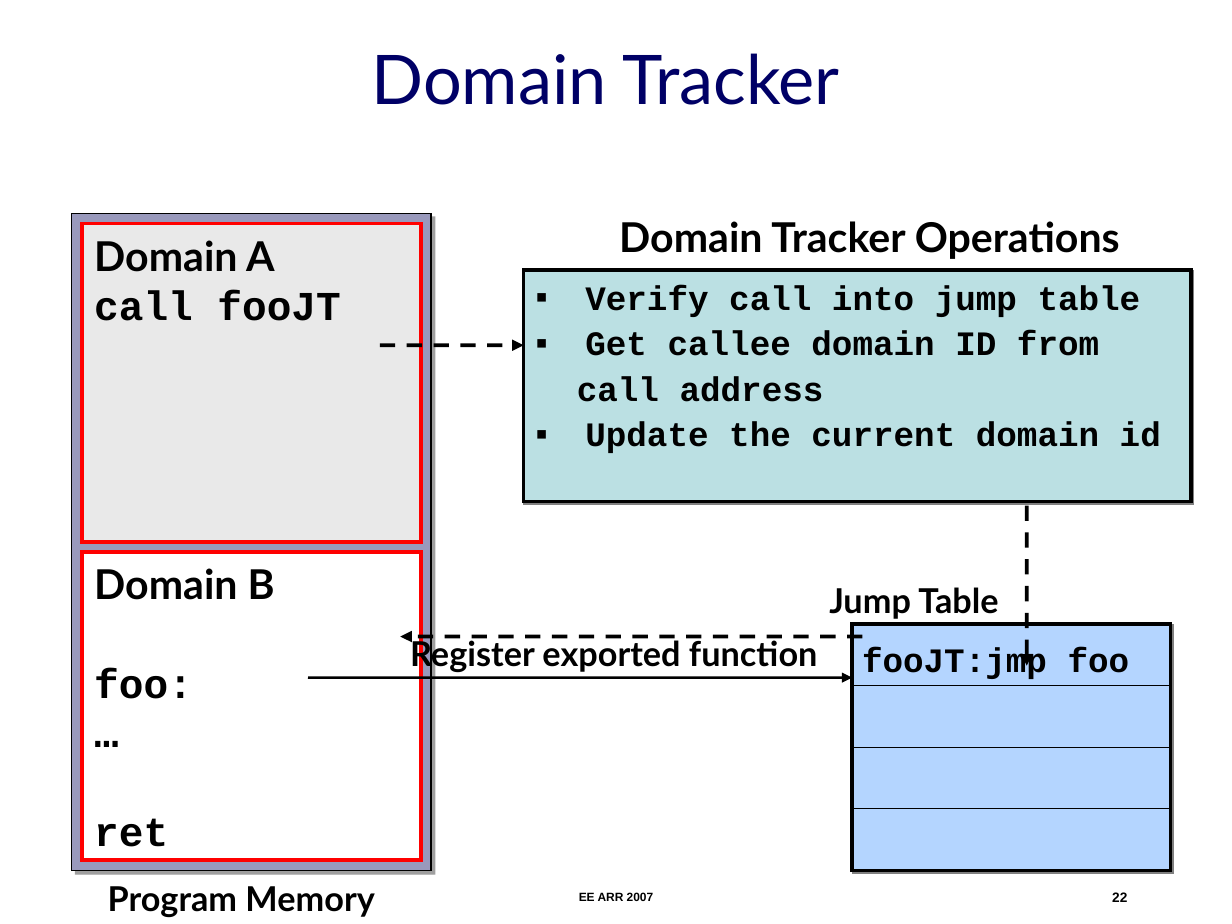
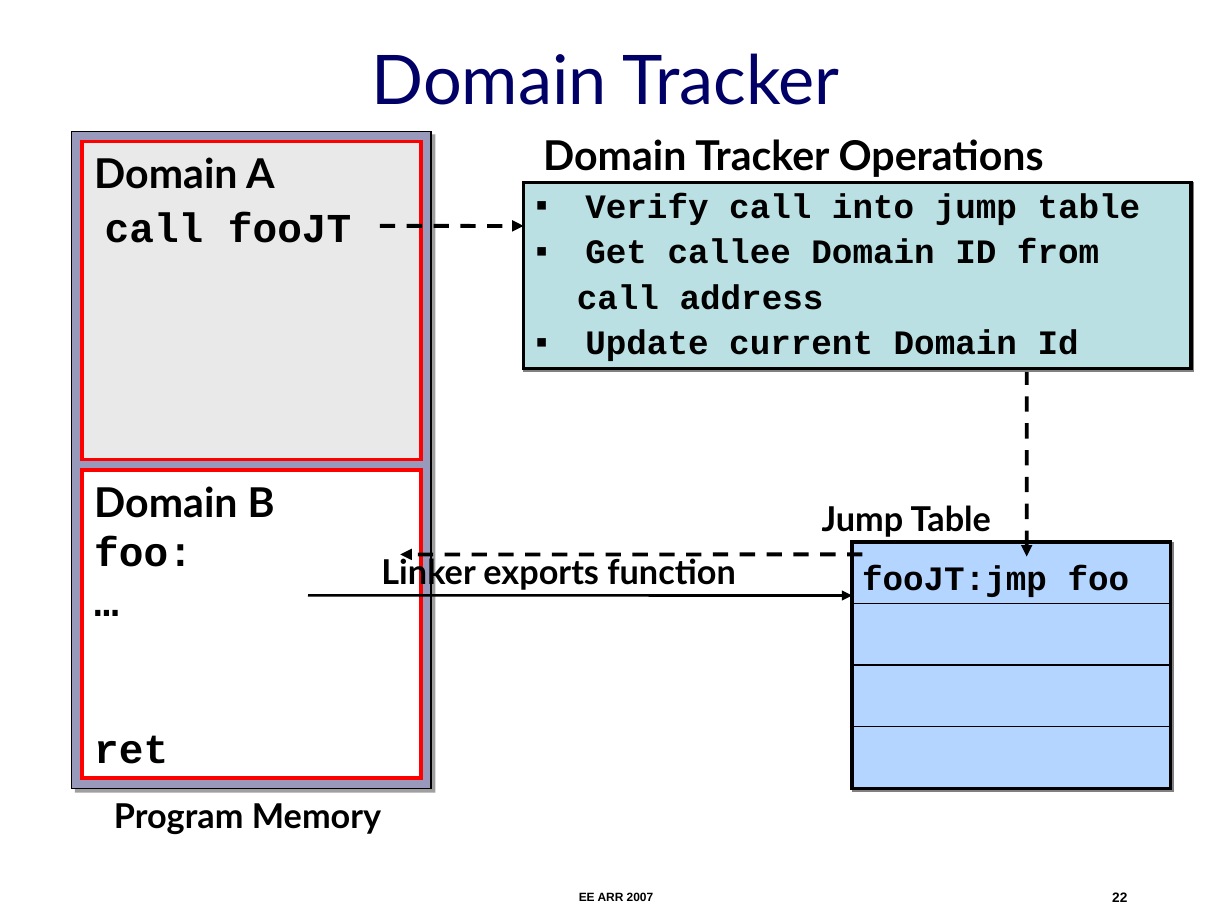
Before and after one commit to nesl/umpu, a slide deck: slide 22 of docs/ee-arr-2007/ee-arr.ppt. Drawn at 1232x924 pixels with LibreOffice and Linux fonts; fonts in the diff are those of the drawing. Boxes give left, top, right and bottom in pixels: in the first picture for what was removed or moved away, otherwise in the second. Text is boxed around its words. In the diff, an @@ line names an element or a change of style, - is before the commit and + after.

```diff
--- a/docs/ee-arr-2007/ee-arr.ppt
+++ b/docs/ee-arr-2007/ee-arr.ppt
@@ 3 rectangles, 1 text: place and size @@
-3 rectangles, 1 text at bbox=[71, 213, 1130, 870]
+3 rectangles, 1 text at bbox=[71, 132, 1130, 788]
@@ text "Domain Tracker Operations": place and size @@
-text "Domain Tracker Operations" at bbox=[619, 221, 1120, 259]
+text "Domain Tracker Operations" at bbox=[543, 139, 1044, 177]
@@ rectangle "Verify call into jump table": place and size @@
-rectangle "Verify call into jump table" at bbox=[524, 270, 1191, 501]
+rectangle "Verify call into jump table" at bbox=[524, 182, 1191, 368]
@@ text added at bbox=[105, 212, 351, 243], 24 pt, text #000000, bold @@
+call fooJT
@@ arrow moved from (379, 345) - (524, 345) to (379, 225) - (524, 225) @@
@@ text in rectangle at bbox=[585, 238, 1099, 264]: text changed @@
-▪ Get callee domain ID from
+▪ Get callee Domain ID from
@@ text in rectangle at bbox=[94, 290, 340, 321]: paragraph removed @@
-call fooJT
@@ text in rectangle at bbox=[585, 329, 1079, 361]: text changed @@
-▪ Update the current domain id
+▪ Update current Domain Id
@@ arrow moved from (1026, 479) - (1026, 665) to (1026, 370) - (1026, 557) @@
@@ text "Jump Table": place and size @@
-text "Jump Table" at bbox=[829, 587, 998, 619]
+text "Jump Table" at bbox=[822, 505, 991, 537]
@@ text added at bbox=[381, 555, 736, 591], 20 pt, text #000000, bold @@
+Linker exports function
@@ 2 arrows, 1 rectangle: place and size @@
-2 arrows, 1 rectangle at bbox=[308, 625, 1170, 871]
+2 arrows, 1 rectangle at bbox=[308, 542, 1170, 788]
@@ rectangle: place and size @@
-rectangle at bbox=[853, 748, 1170, 809]
+rectangle at bbox=[853, 542, 1170, 604]
@@ rectangle: place and size @@
-rectangle at bbox=[853, 625, 1170, 686]
+rectangle at bbox=[853, 604, 1170, 665]
@@ text removed at bbox=[410, 637, 817, 673] @@
-Register exported function
@@ rectangle: place and size @@
-rectangle at bbox=[853, 686, 1170, 748]
+rectangle at bbox=[853, 665, 1170, 727]
@@ text "Program Memory": place and size @@
-text "Program Memory" at bbox=[108, 886, 374, 917]
+text "Program Memory" at bbox=[114, 803, 381, 835]
```
Also in this commit, not shown: 26 other slides changed, 3 slides added, 17 slides removed, 1 other file.
